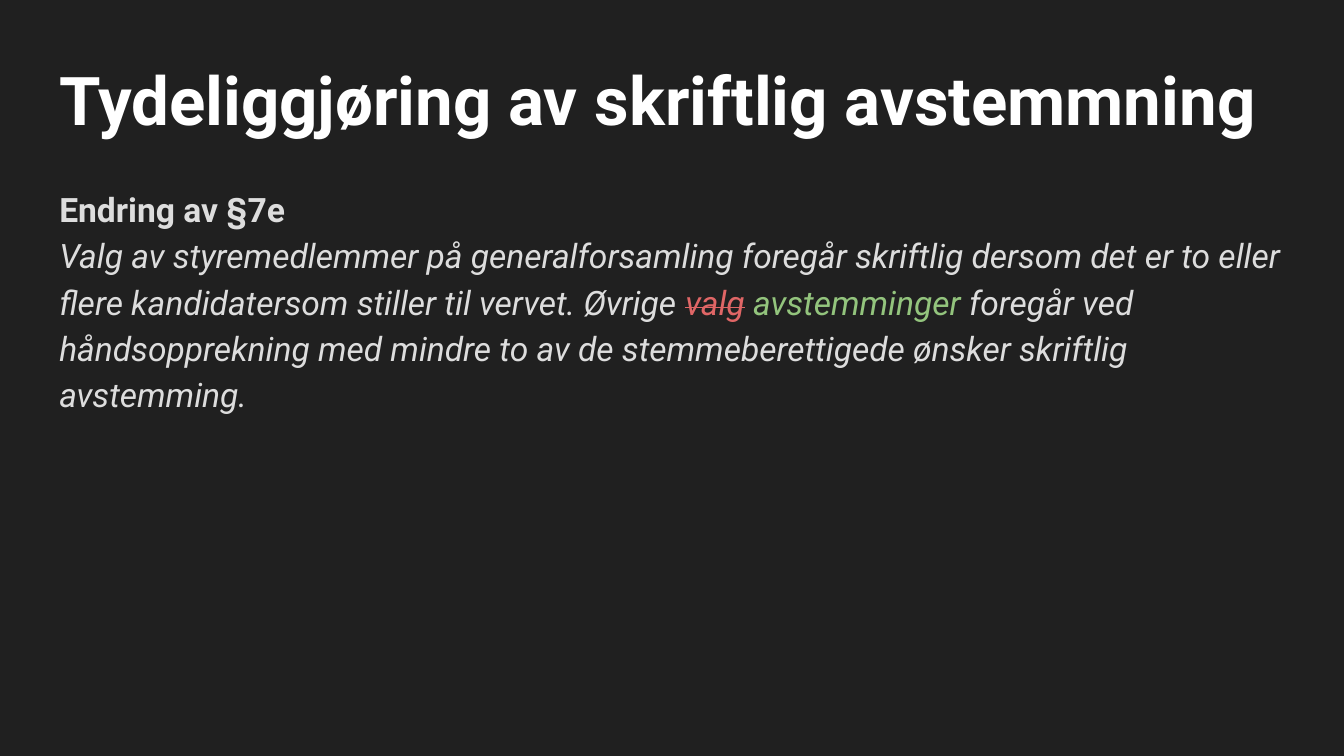
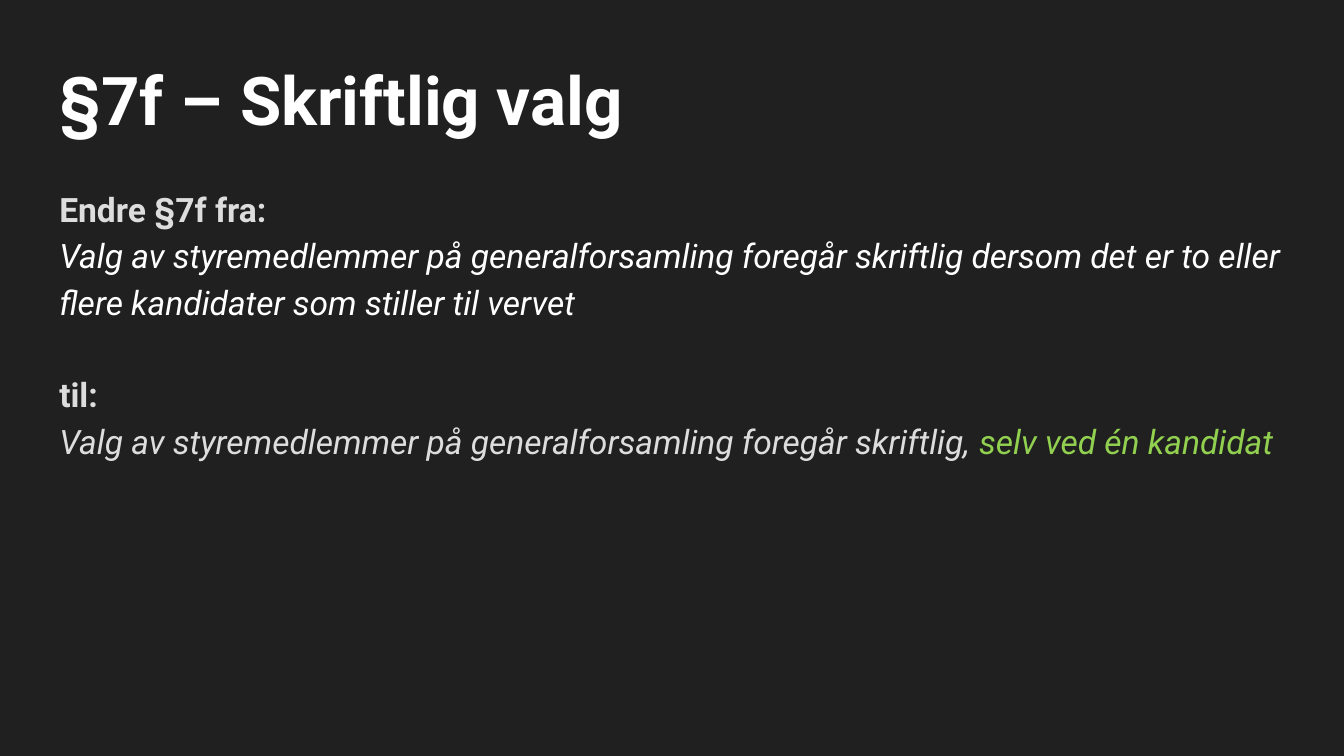
Before and after one commit to cybernetisk/docs, a slide deck: slide 36 of generalforsamling/21H/Generalforsamling H2021.pptx (slide 22 before the commit). Drawn at 1344x756 pixels with LibreOffice and Linux fonts; fonts in the diff are those of the drawing; background and template pictures are left out. Boxes give left, top, right and bottom in pixels: in the first picture for what was removed or moved away, otherwise in the second. Text is boxed around its words. In the diff, an @@ line names an element or a change of style, - is before the commit and + after.

```diff
--- a/generalforsamling/21H/Generalforsamling H2021.pptx
+++ b/generalforsamling/21H/Generalforsamling H2021.pptx
@@ title at [59, 74, 623, 140]: text changed @@
-Tydeliggjøring av skriftlig avstemmning
+§7f – Skriftlig valg
@@ text at [59, 196, 1279, 461]: text changed; text colour #DDDDDD to #FFFFFF @@
-Endring av §7e
-Valg av styremedlemmer på generalforsamling foregår skriftlig dersom det er to eller flere kandidatersom stiller til vervet. Øvrige valg avstemminger foregår ved håndsopprekning med mindre to av de stemmeberettigede ønsker skriftlig avstemming.
+Endre §7f fra:
+Valg av styremedlemmer på generalforsamling foregår skriftlig dersom det er to eller flere kandidater som stiller til vervet
+til:
+Valg av styremedlemmer på generalforsamling foregår skriftlig, selv ved én kandidat
```
Also in this commit, not shown: 2 other slides changed, 24 slides added, 5 slides removed, 3 other files.
